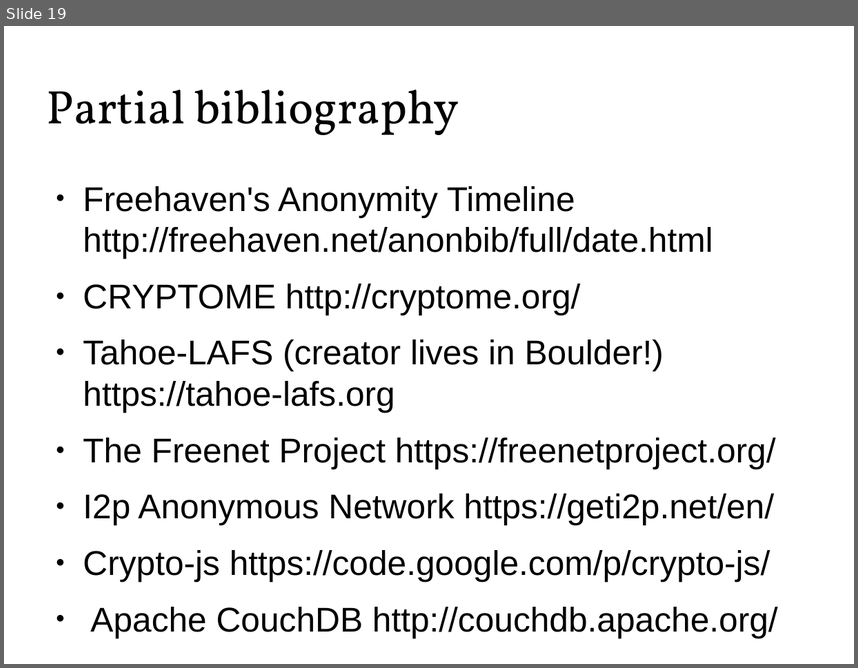
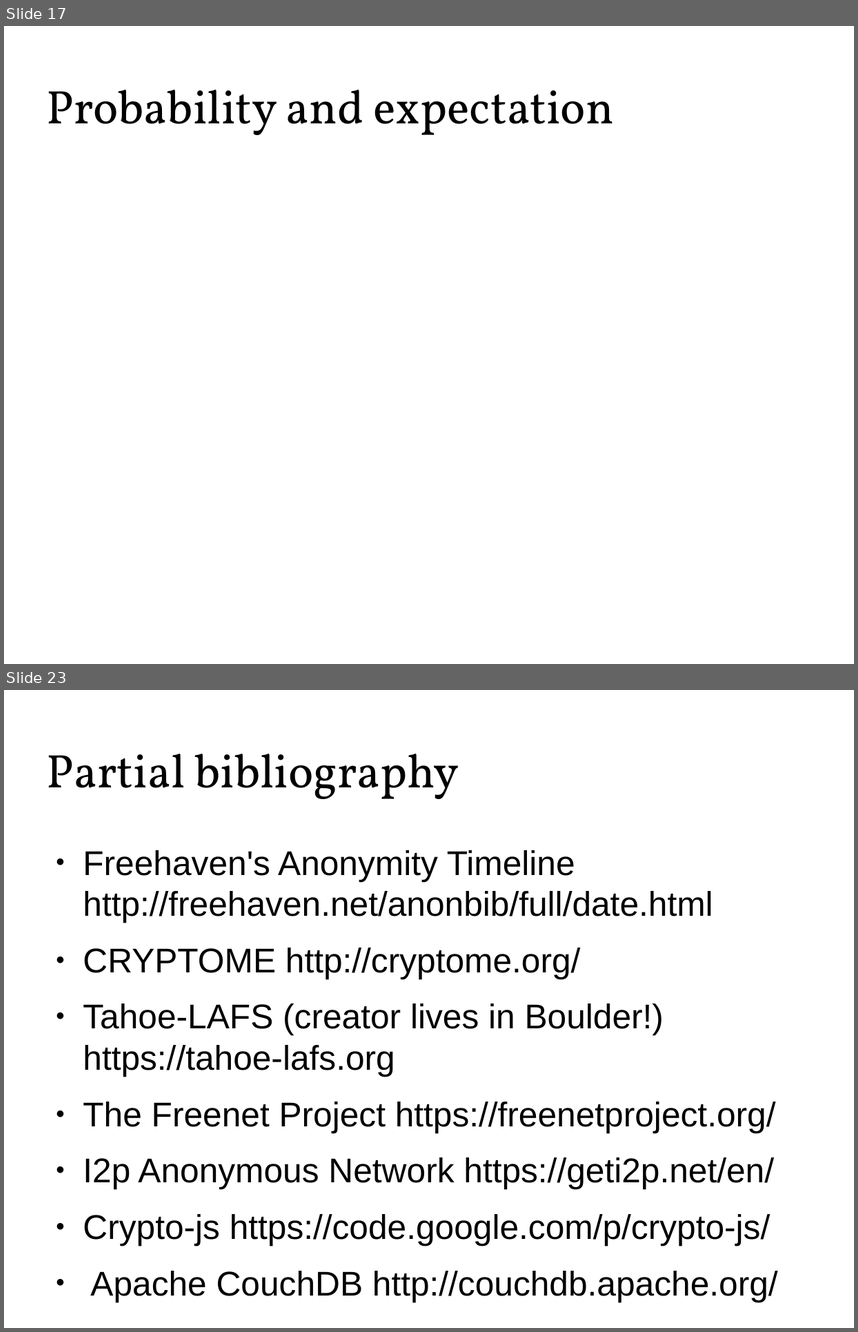
Before and after one commit to Zandrr/phonebook.js, a slide deck: documentation/ecen5013_presentation.odp. Shown one above the other, each under a label of ours: slide 19 before the commit, slides 17 and 23 after it; the slides between them are not shown. The pictures are 858x668 and 858x1332 pixels, drawn with LibreOffice and Linux fonts; fonts in the diff are those of the drawing. Boxes give left, top, right and bottom in pixels: in the first picture for what was removed or moved away, otherwise in the second. Text is boxed around its words. In the diff, an @@ line names an element or a change of style, - is before the commit and + after.

```diff
--- a/documentation/ecen5013_presentation.odp
+++ b/documentation/ecen5013_presentation.odp
@@ slide 17 added at (x1=4, y1=26, x2=854, y2=664), background #FFFFFF @@
@@ title added at (x1=47, y1=89, x2=614, y2=135), 44 pt, text #000000 @@
+Probability and expectation
@@ what was slide 19 is now slide 23 @@
```
Also in this commit, not shown: 11 slides changed, 8 other slides added, 5 slides removed.
